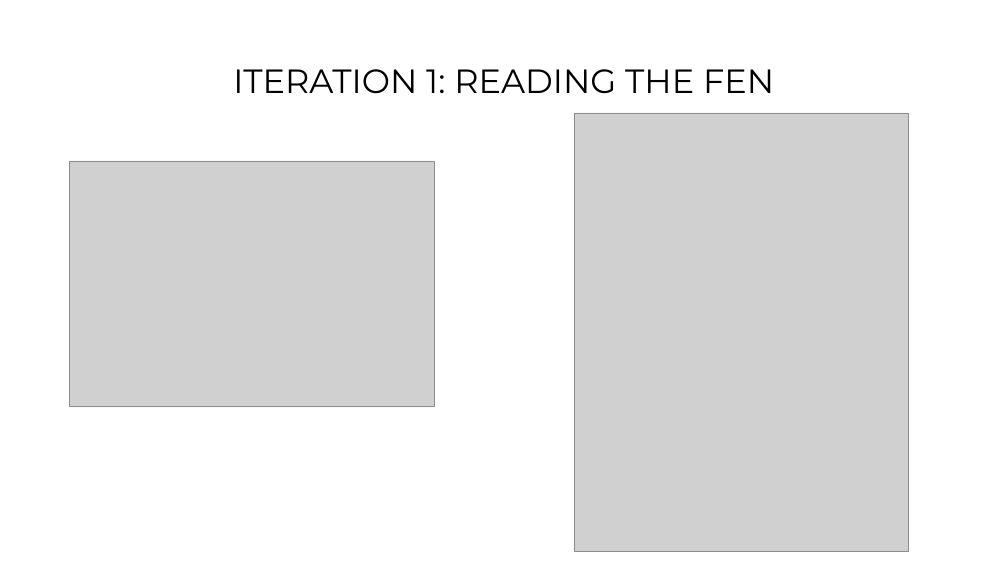
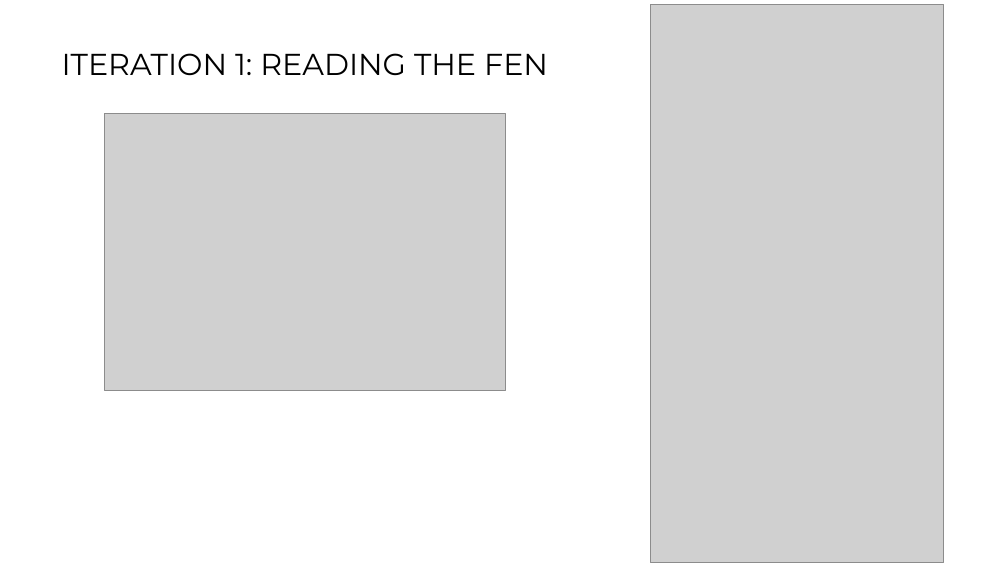
Before and after one commit to nozzyFTW/DailyChessPuzzle, a slide deck: slide 7 of Individual Digital solution.pptx. Drawn at 1008x567 pixels with LibreOffice and Linux fonts; fonts in the diff are those of the drawing; grey boxes stand for pictures. Boxes give left, top, right and bottom in pixels: in the first picture for what was removed or moved away, otherwise in the second. Text is boxed around its words. In the diff, an @@ line names an element or a change of style, - is before the commit and + after.

```diff
--- a/Individual Digital solution.pptx
+++ b/Individual Digital solution.pptx
@@ picture: place and size @@
-picture at [574, 113, 908, 552]
+picture at [650, 5, 944, 563]
@@ title "ITERATION 1: READING THE FEN": place and size @@
-title "ITERATION 1: READING THE FEN" at [233, 69, 774, 94]
+title "ITERATION 1: READING THE FEN" at [62, 53, 548, 76]
@@ title "ITERATION 1: READING THE FEN" at [62, 53, 548, 76]: size 32 to 28.8 pt @@
@@ picture: place and size @@
-picture at [70, 161, 434, 406]
+picture at [105, 113, 505, 391]
```
Also in this commit, not shown: 3 other slides changed, 2 slides added, 35 other files.
